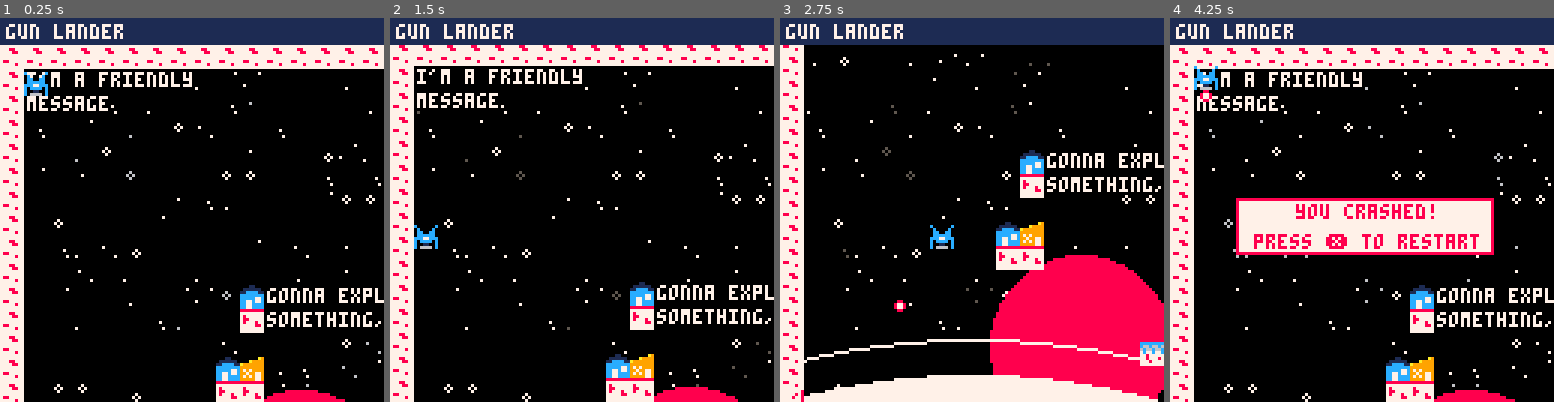
Above: before the commit, frames 1-4 (left to right).
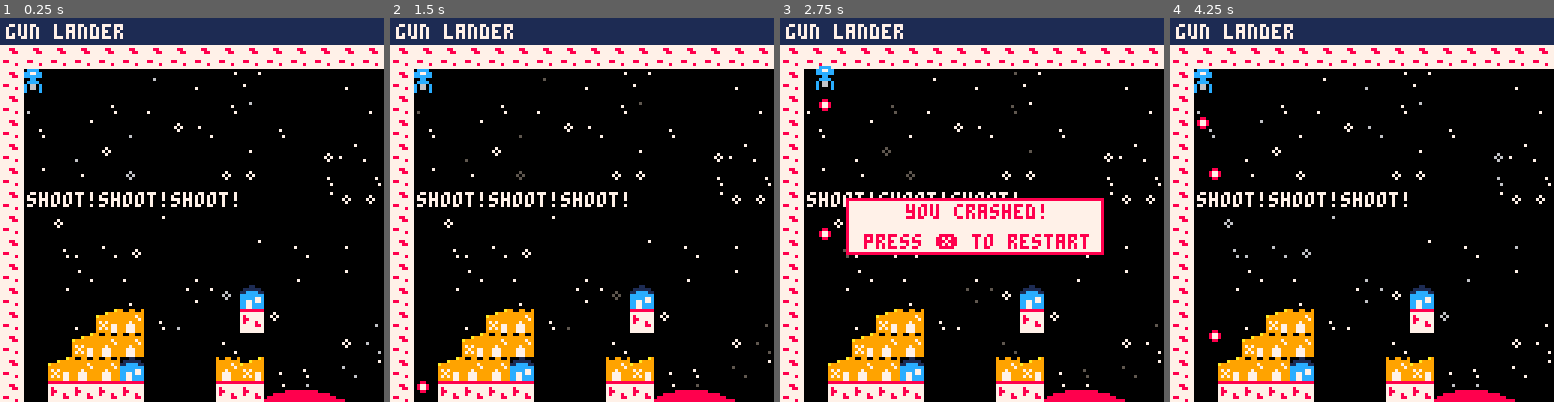
Above: after the commit, the same moments.

Repository: uvehj/Gun-Lander
Game: PICO-8 cartridge gunlander.p8
Two runs of this game, one before a commit and one after it. Both use one fixed random seed, a clock stepped at 60 frames per second and the inputs below.
Inputs:
- Up to frame 1 (0.25 s): no input
- Up to frame 2 (1.5 s): tap X (X key) at 0.33, 1.07 s; tap O (Z key) at 0.7 s
- Up to frame 3 (2.75 s): hold Right 1.6-2.1 s; tap O (Z key) at 1.7, 2.1, 2.5 s; tap X (X key) at 1.85 s; hold Up 2.15-2.42 s; hold Right from 2.47 s (still down)
- Up to frame 4 (4.25 s): tap O (Z key) every 0.4 s from 2.9 to 4.1 s; tap X (X key) at 2.97, 4.08 s; release Right at 3.03 s; hold Left 3.08-3.58 s; hold Down 3.63-3.97 s; hold Right from 4.02 s (still down)

The runs differ from the first frame. In frame 1, 8.1% of the frame differs, in the area x 6-100%, y 13-100%; in frame 2, 12%; in frame 3, 40%, in the area x 0-100%, y 7-100%; in frame 4, 18%.

Commit message:
Enemy building destruction WIP
Started work on the enemy building systems:
-Declared functions create_enemy_list() and restore_enemies(). The functions themselves are still empty but the calls are done correctly
-Implemented enemy building destruction. Changed collision detection as needed
Small tweaks:
-Ship sprite
-Ship spawn calculations (now absolute position in map is used)
-Bullets are drawn over map tiles

Diff:
--- a/gunlander.p8
+++ b/gunlander.p8
@@ -2,7 +2,7 @@
 version 29
 __lua__
 --debug/config variables
-debug = false
+debug = true
 shotspeed = 3
 gravity = 4
 fps = 30
@@ -18,7 +18,7 @@
 function _init()
     cls()
     ship.h = 8
-    ship.w = 8
+    ship.w = 6
     ship.s = 0
     ship.sx = 0
     ship.sy = 0
@@ -41,10 +41,16 @@
     level.fail = 0
     --init ship
     ship.crashed = 0
-    ship.x = 8*shipstart[1]
-    ship.y = 8*shipstart[2]
+    ship.x = 8*(shipstart[1]-level.startx)
+    ship.y = 8*(shipstart[2]-level.starty)
     ship.sx = 0
     ship.sy = 0
+end
+function create_enemy_list()
+    level.enemylist = {}
+    level.numenemy = 0
+end
+function restore_enemies()
 end
 function init_background()
     background = {}
@@ -141,8 +147,8 @@
     cls()
     draw_background()
     if level.number != 0 then
+        draw_map()
         foreach(bullets, draw_object)
-        draw_map()
         draw_object(ship)
         if level.fail != 0 then
             draw_restart()
@@ -265,10 +271,16 @@
     --top left, top right, bottom left, bottom right
     local contact_points = {{((o.x)/8)+level.startx,((o.y)/8)+level.starty},{((o.x+o.w-1)/8)+level.startx,(o.y/8)+level.starty},{((o.x)/8)+level.startx,((o.y+o.h-1)/8)+level.starty},{((o.x+o.w-1)/8)+level.startx,((o.y+o.h-1)/8)+level.starty}}
     --enemy buildings
+    enemycrash = 0
     for pos in all(contact_points) do
         if fget(mget(pos[1],pos[2]),2) then
-            return 3
-        end
+            mset(pos[1],pos[2],5)
+            level.numenemy -= 1
+            enemycrash = 1
+        end
+    end
+    if enemycrash != 0 then
+        return 3
     end
     --walls
     for pos in all(contact_points) do
@@ -332,27 +344,30 @@
 end
 --level info--
 --build_level(lvlnum,startx,starty,endx,endy,lgravity,shipstart,restart,messages)
---l is level number, r is level restart (tru of false)
+--l is level number, r is level restart (true of false)
 function load_level(l,restart)
-    if restart == false then
-        init_background()
-    end
     if l == 0 then
         build_level(l,0,0,15,14,gravity,{0,0},{{"houston, we have a gun",2,8.2}})
     elseif l == 1 then
-        build_level(l,1,5,24,27,gravity,{1,1},{{"i'm a friendly",1,1},{"message",1,2},{"gonna explain",11,10},{"something, idk",11,11}})
+        build_level(l,1,5,24,27,gravity,{2,6},{{"shoot!shoot!shoot!",1,6}})
+    end
+    if restart == false then
+        init_background()
+        create_enemy_list()
+    else
+        restore_enemies()
     end
 end
 
 __gfx__
-c000000c0880000010022001777777778888888800000000877777777777777800000000cccccccc00011000000000a900000000000000000000000000000000
-0c0000c08778000011222211777887777777777708000080888777777777787808000880c66c66c601111110000a999900000000000000000000000000000000
-0cc00cc087780000112222117777887778777777088008808778777777778778008088006c66c66c11cccc11a999999900000000000000000000000000000000
-0cccccc008800000011221107777777778877777000888008777767777777778000880007c77c77ccccccccc9999999900000000000000000000000000000000
-ccc77ccc000000000012210077777777787778770008880087777777777777780088800077877777ccccc77c9797999900000000000000000000000000000000
-c0cccc0c00000000005cc50078877777777778870080088087777877788877780080880077877787cc77c77c9979977900000000000000000000000000000000
-c001100c000000000555555077777877777777770800000087788777777787780800000077787777cc77cccc9797977900000000000000000000000000000000
-c066660c000000006666666677777777777777770000000087777777777777780000000077777777cc77cccc9999977900000000000000000000000000000000
+0cccc00008800000c000000c777777778888888806000060877777777777777800000000cccccccc00011000000000a990099009000000000000000000000000
+cc77cc00877800000c0000c0777887777777777705606656888777777777787808000880c66c66c601111110000a999999999999000000000000000000000000
+cccccc00877800000cc00cc07777887778777777655655508778777777778778008088006c66c66c11cccc11a999999999999799000000000000000000000000
+00cc0000088000000cccccc07777777778877777550550508777767777777778000880007c77c77ccccccccc9999999999999979000000000000000000000000
+0cccc00000000000ccc77ccc77777777787778775555550587777777777777780088800077877777ccccc77c9797999999979999000000000000000000000000
+c0660c0000000000c0cccc0c78877777777778875505055587777877788877780080880077877787cc77c77c9979977999777999000000000000000000000000
+c0660c0000000000c001100c77777877777777770555555587788777777787780800000077787777cc77cccc9797977999777999000000000000000000000000
+c0000c0000000000c066660c77777777777777770555005587777777777777780000000077777777cc77cccc9999977999777999000000000000000000000000
 00000000000000000000000000000000000000000000000000000000000000000000000000000000000000000000000000000000000000000000000000000000
 00000000000000000000000000000070000000000000007000000000000000000000000000070000000000000000000000000000000000000000000000000000
 00000000000000000007000000000000000000000000000000000000000000000000000000707000000000000000000000000000000000000000000000000000
@@ -410,7 +425,7 @@
 87777778777777777778777777877787778777777877777777778777877777780000000000000000000000000000000000000000000000000000000000000000
 87777778777777777778777777777787778777777877777788888777877777780000000000000000000000000000000000000000000000000000000000000000
 __gff__
-0000000101010101010102040000000000000000000000000000000000000000000000000000000000000000000000000000000000000000000000000000000000000000000000000000000000000000000000000000000000000000000000000000000000000000000000000000000000000000000000000000000000000000
+0000000101080101010102040400000000000000000000000000000000000000000000000000000000000000000000000000000000000000000000000000000000000000000000000000000000000000000000000000000000000000000000000000000000000000000000000000000000000000000000000000000000000000
 0000000000000000000000000000000000000000000000000000000000000000000000000000000000000000000000000000000000000000000000000000000000000000000000000000000000000000000000000000000000000000000000000000000000000000000000000000000000000000000000000000000000000000
 __map__
 0000000000000000000000000000000000000000000000000000000000000000000000000000000000000000000000000000000000000000000000000000000000000000000000000000000000000000000000000000000000000000000000000000000000000000000000000000000000000000000000000000000000000000
@@ -429,10 +444,10 @@
 0003000000000000000000000000000000000000000000000300000000000000000000000000000000000000000000000000000000000000000000000000000000000000000000000000000000000000000000000000000000000000000000000000000000000000000000000000000000000000000000000000000000000000
 0003000000000000000000000000000000000000000000000300000000000000000000000000000000000000000000000000000000000000000000000000000000000000000000000000000000000000000000000000000000000000000000000000000000000000000000000000000000000000000000000000000000000000
 00030000000000000000000a0000000000000000000000000300000000000000000000000000000000000000000000000000000000000000000000000000000000000000000000000000000000000000000000000000000000000000000000000000000000000000000000000000000000000000000000000000000000000000
-0003000000000000000000040000000000000000000000000300000000000000000000000000000000000000000000000000000000000000000000000000000000000000000000000000000000000000000000000000000000000000000000000000000000000000000000000000000000000000000000000000000000000000
-0003000000000000000000000000000000000000000000000300000000000000000000000000000000000000000000000000000000000000000000000000000000000000000000000000000000000000000000000000000000000000000000000000000000000000000000000000000000000000000000000000000000000000
-000300000000000000000a0b0000000000000000000000000300000000000000000000000000000000000000000000000000000000000000000000000000000000000000000000000000000000000000000000000000000000000000000000000000000000000000000000000000000000000000000000000000000000000000
-0003000000000000000004040000000000000000000000000300000000000000000000000000000000000000000000000000000000000000000000000000000000000000000000000000000000000000000000000000000000000000000000000000000000000000000000000000000000000000000000000000000000000000
+00030000000b0c00000000040000000000000000000000000300000000000000000000000000000000000000000000000000000000000000000000000000000000000000000000000000000000000000000000000000000000000000000000000000000000000000000000000000000000000000000000000000000000000000
+000300000b0c0c00000000000000000000000000000000000300000000000000000000000000000000000000000000000000000000000000000000000000000000000000000000000000000000000000000000000000000000000000000000000000000000000000000000000000000000000000000000000000000000000000
+0003000b0c0c0a0000000c0b0000000000000000000000000300000000000000000000000000000000000000000000000000000000000000000000000000000000000000000000000000000000000000000000000000000000000000000000000000000000000000000000000000000000000000000000000000000000000000
+0003000404040400000004040000000000000000000000000300000000000000000000000000000000000000000000000000000000000000000000000000000000000000000000000000000000000000000000000000000000000000000000000000000000000000000000000000000000000000000000000000000000000000
 0003000000000000000000000000000000000000000000000300000000000000000000000000000000000000000000000000000000000000000000000000000000000000000000000000000000000000000000000000000000000000000000000000000000000000000000000000000000000000000000000000000000000000
 0003000000000000000000000000000000000000000000000300000000000000000000000000000000000000000000000000000000000000000000000000000000000000000000000000000000000000000000000000000000000000000000000000000000000000000000000000000000000000000000000000000000000000
 0003000000000000000000000000000000000000000000000300000000000000000000000000000000000000000000000000000000000000000000000000000000000000000000000000000000000000000000000000000000000000000000000000000000000000000000000000000000000000000000000000000000000000
